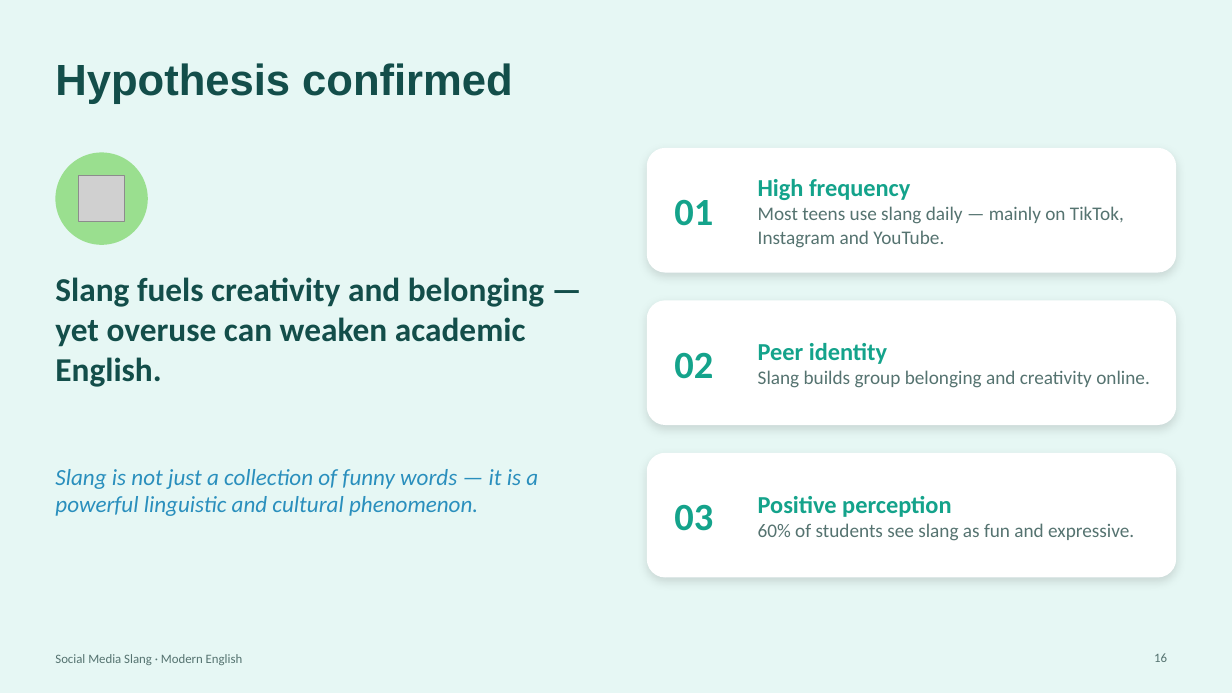
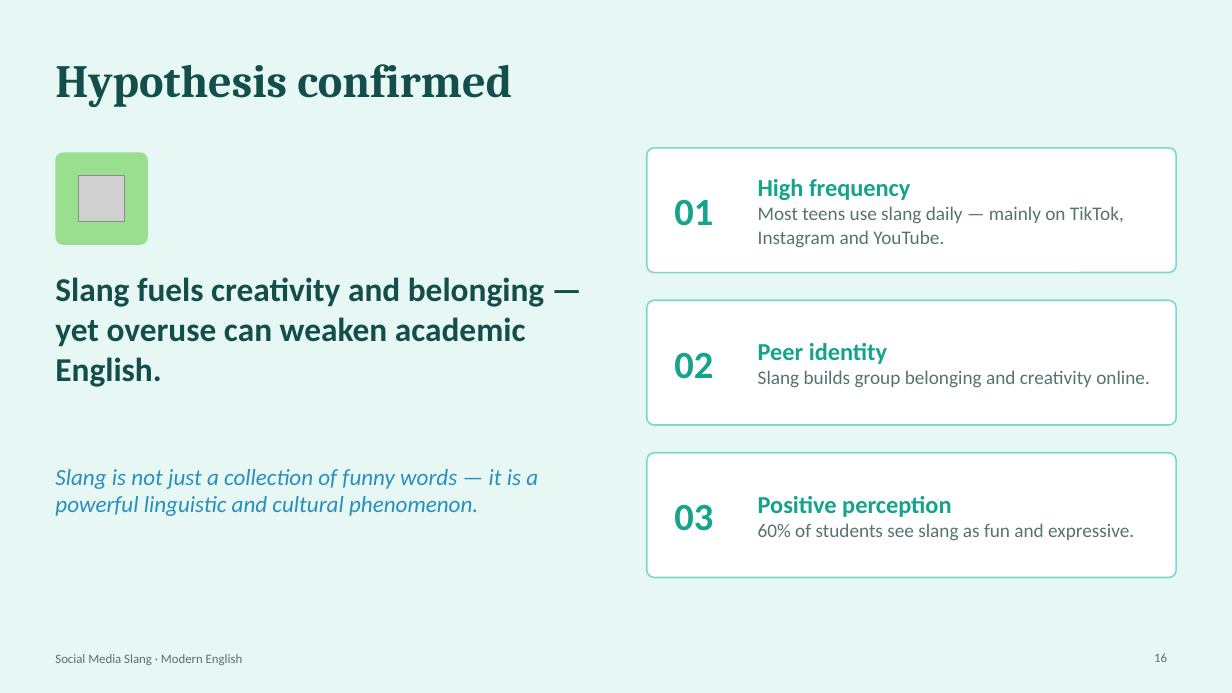
Before and after one commit to araymyrkieva9-sketch/english-daptar, a slide deck: slide 16 of variants/Slang_Presentation_2_Mint_Aqua.pptx. Drawn at 1232x693 pixels with LibreOffice and Linux fonts; fonts in the diff are those of the drawing; grey boxes stand for pictures. Boxes give left, top, right and bottom in pixels: in the first picture for what was removed or moved away, otherwise in the second. Text is boxed around its words. In the diff, an @@ line names an element or a change of style, - is before the commit and + after.

```diff
--- a/variants/Slang_Presentation_2_Mint_Aqua.pptx
+++ b/variants/Slang_Presentation_2_Mint_Aqua.pptx
@@ title "Hypothesis confirmed" at (x1=55, y1=64, x2=512, y2=107): size 34 to 36 pt, font Arial to Cambria @@
@@ rounded rectangle at (x1=55, y1=152, x2=148, y2=245): ellipse to rounded rectangle @@
@@ outline none to #7DD8C6 1.25 pt; shadow off; proportions changed in 3 elements at (x1=647, y1=148, x2=1177, y2=273), (x1=647, y1=300, x2=1177, y2=425), (x1=647, y1=453, x2=1177, y2=578) @@
```
Also in this commit, not shown: 18 other slides changed, 4 other files.
